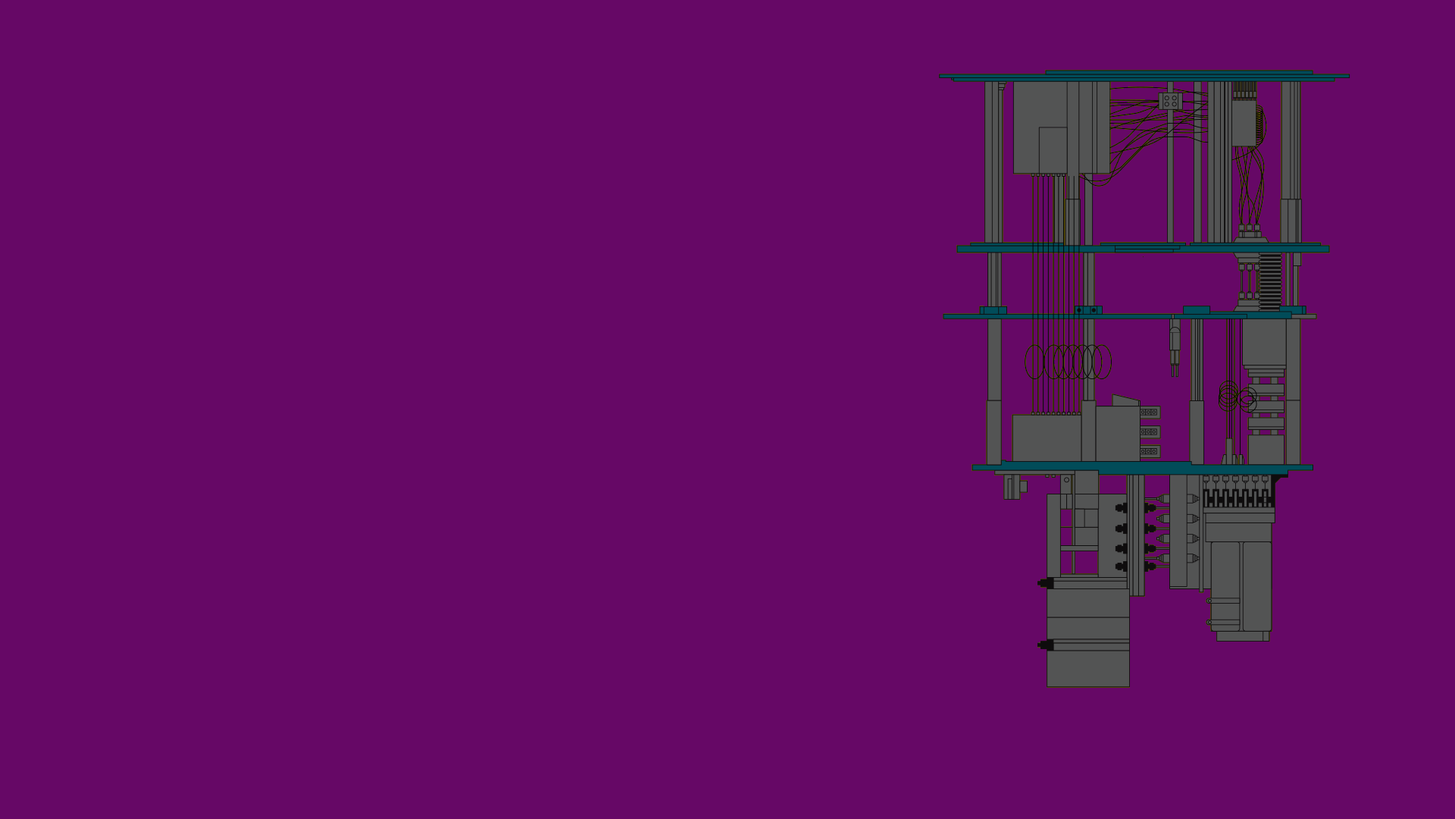
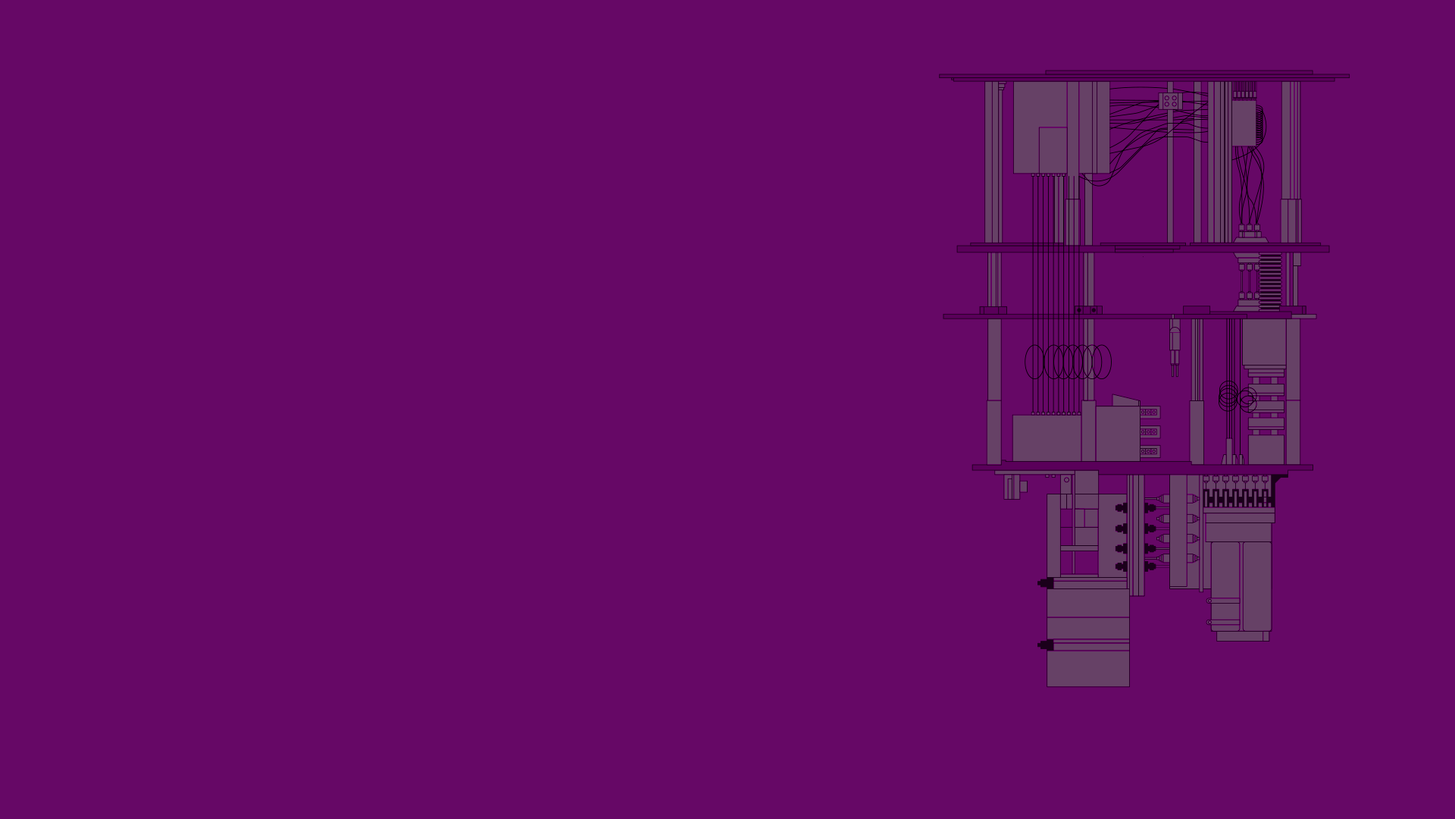
The second 1455×819 image is a revision of the first. Changes to its layers:
painted on "Layer 1" over (939, 69, 1351, 688)
